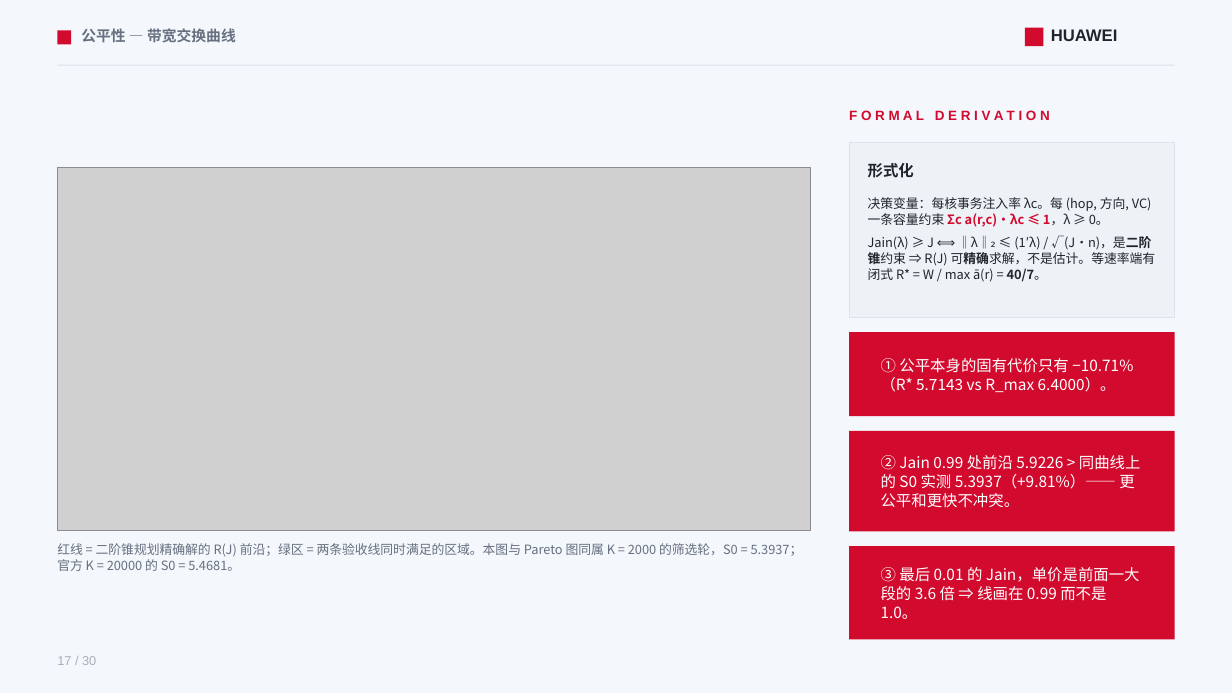
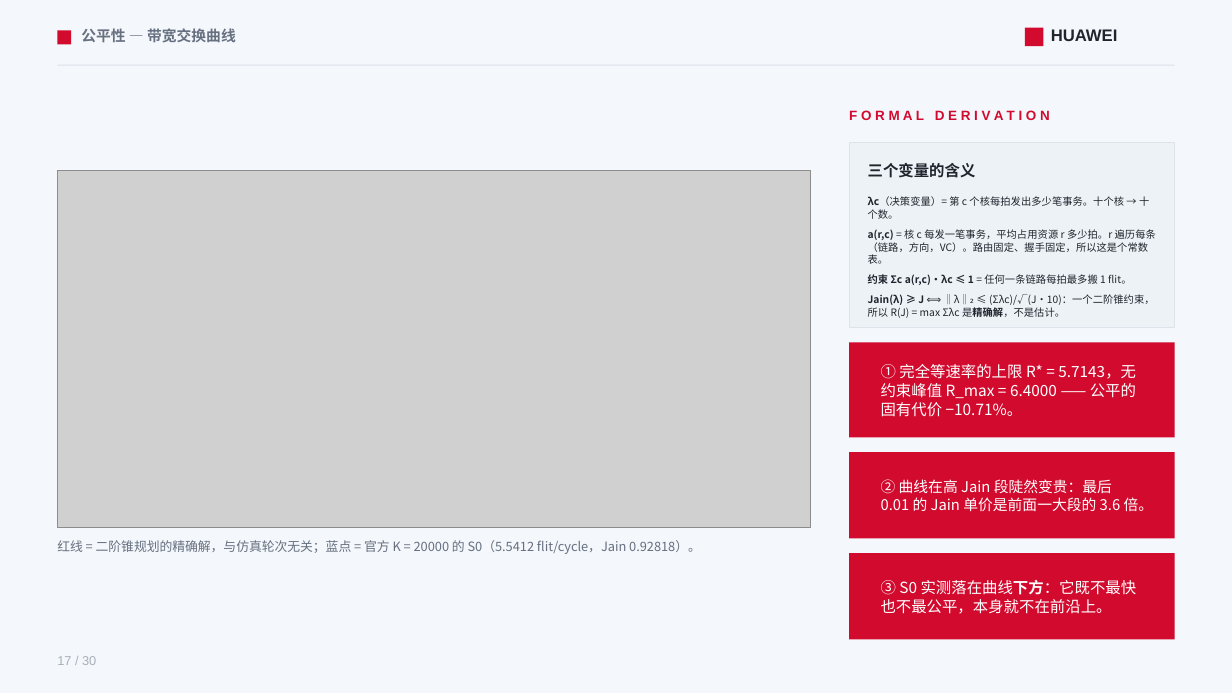
Before and after one commit to lukebest/booksim2, a slide deck: slide 17 of ppt/ring2-write-fairness.pptx. Drawn at 1232x693 pixels with LibreOffice and Linux fonts; fonts in the diff are those of the drawing; grey boxes stand for pictures. Boxes give left, top, right and bottom in pixels: in the first picture for what was removed or moved away, otherwise in the second. Text is boxed around its words. In the diff, an @@ line names an element or a change of style, - is before the commit and + after.

```diff
--- a/ppt/ring2-write-fairness.pptx
+++ b/ppt/ring2-write-fairness.pptx
@@ rectangle: place and size @@
-rectangle at bbox=[849, 142, 1175, 317]
+rectangle at bbox=[849, 142, 1175, 328]
@@ picture: place and size @@
-picture at bbox=[57, 167, 811, 531]
+picture at bbox=[57, 171, 811, 528]
@@ text at bbox=[868, 163, 976, 178]: text changed @@
-形式化
+三个变量的含义
@@ text at bbox=[868, 196, 1156, 318]: text changed; size 10 to 8 pt @@
-决策变量：每核事务注入率 λc。每 (hop, 方向, VC) 一条容量约束 Σc a(r,c)·λc ≤ 1，λ ≥ 0。
-Jain(λ) ≥ J ⟺ ‖λ‖₂ ≤ (1′λ) / √(J·n)，是二阶锥约束 ⇒ R(J) 可精确求解，不是估计。等速率端有闭式 R* = W / max ā(r) = 40/7。
+λc（决策变量）= 第 c 个核每拍发出多少笔事务。十个核 → 十个数。
+a(r,c) = 核 c 每发一笔事务，平均占用资源 r 多少拍。r 遍历每条（链路，方向，VC）。路由固定、握手固定，所以这是个常数表。
+约束 Σc a(r,c)·λc ≤ 1 = 任何一条链路每拍最多搬 1 flit。
+Jain(λ) ≥ J ⟺ ‖λ‖₂ ≤ (Σλc)/√(J·10)：一个二阶锥约束，所以 R(J) = max Σλc 是精确解，不是估计。
@@ rectangle: place and size @@
-rectangle at bbox=[849, 332, 1175, 416]
+rectangle at bbox=[849, 343, 1175, 438]
@@ text at bbox=[881, 364, 1136, 417]: text changed @@
-① 公平本身的固有代价只有 −10.71%（R* 5.7143 vs R_max 6.4000）。
+① 完全等速率的上限 R* = 5.7143，无约束峰值 R_max = 6.4000 —— 公平的固有代价 −10.71%。
@@ rectangle: place and size @@
-rectangle at bbox=[849, 431, 1175, 531]
+rectangle at bbox=[849, 452, 1175, 538]
@@ text at bbox=[881, 479, 1154, 512]: text changed; size 12 to 11.5 pt @@
-② Jain 0.99 处前沿 5.9226 > 同曲线上的 S0 实测 5.3937（+9.81%）—— 更公平和更快不冲突。
+② 曲线在高 Jain 段陡然变贵：最后 0.01 的 Jain 单价是前面一大段的 3.6 倍。
@@ text at bbox=[57, 540, 701, 554]: text changed @@
-红线 = 二阶锥规划精确解的 R(J) 前沿；绿区 = 两条验收线同时满足的区域。本图与 Pareto 图同属 K = 2000 的筛选轮，S0 = 5.3937；官方 K = 20000 的 S0 = 5.4681。
+红线 = 二阶锥规划的精确解，与仿真轮次无关；蓝点 = 官方 K = 20000 的 S0（5.5412 flit/cycle，Jain 0.92818）。
@@ rectangle: place and size @@
-rectangle at bbox=[849, 546, 1175, 640]
+rectangle at bbox=[849, 554, 1175, 640]
@@ text at bbox=[881, 580, 1137, 614]: text changed @@
-③ 最后 0.01 的 Jain，单价是前面一大段的 3.6 倍 ⇒ 线画在 0.99 而不是 1.0。
+③ S0 实测落在曲线下方：它既不最快也不最公平，本身就不在前沿上。
```
Also in this commit, not shown: 24 other slides changed, 2 slides added, 2 slides removed, 46 other files.
